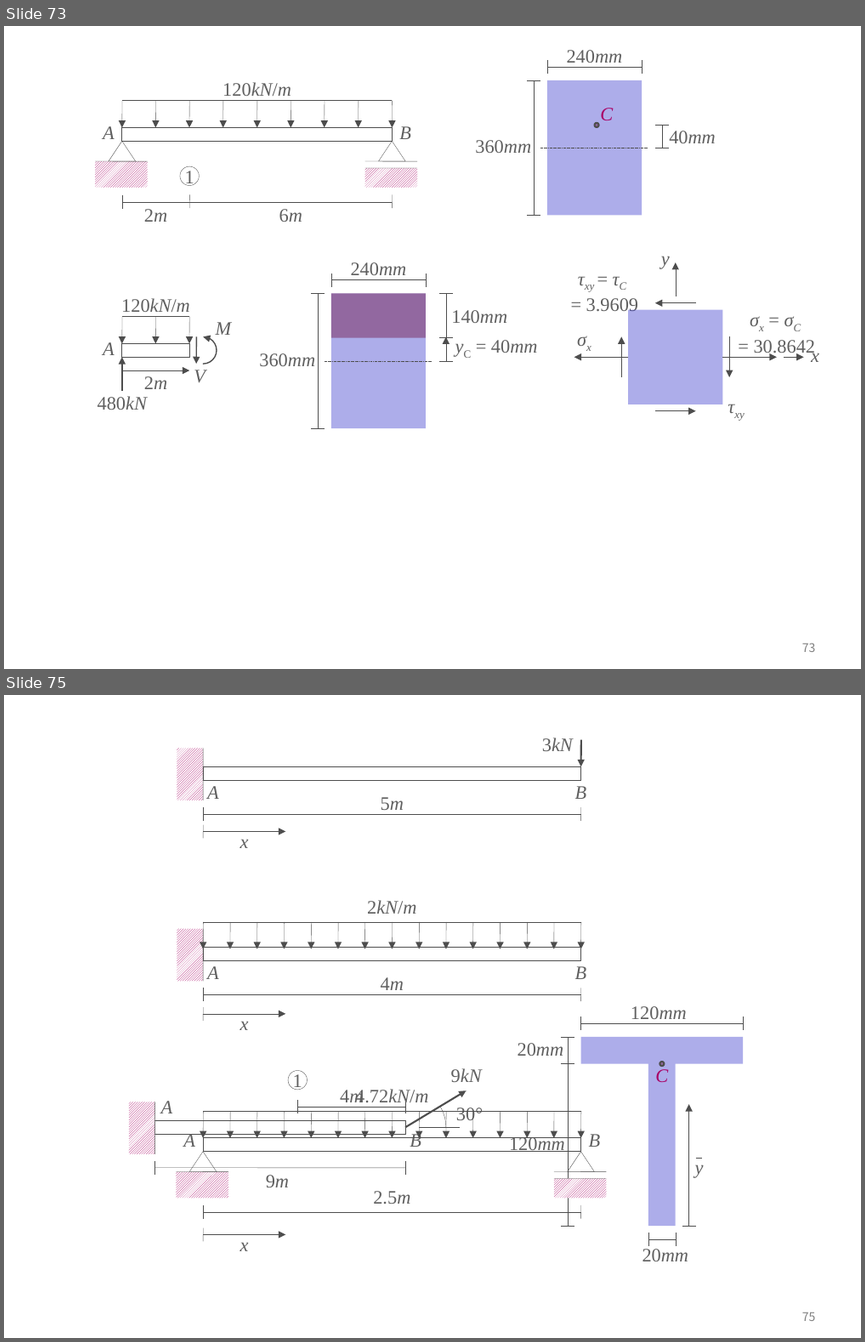
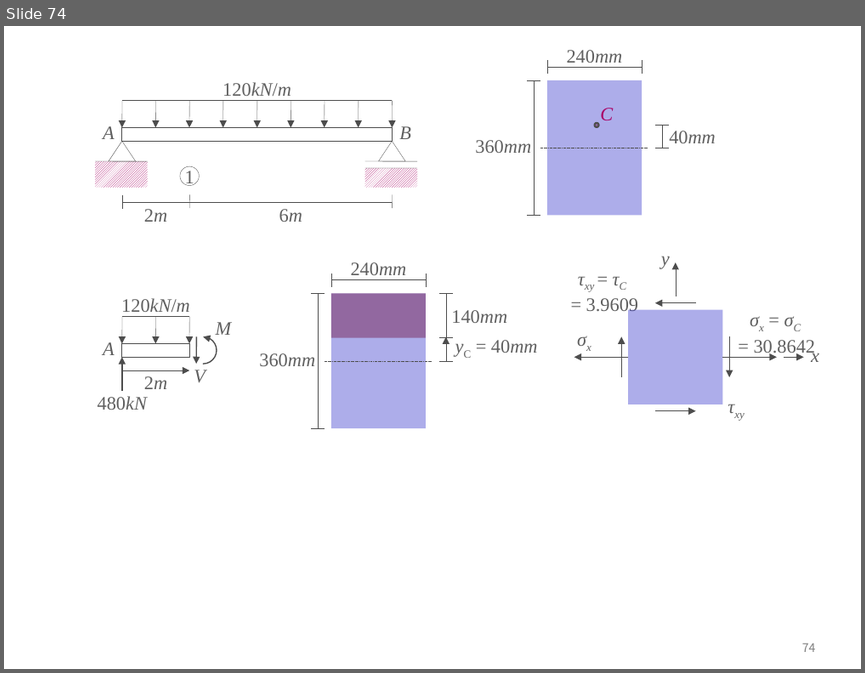
Before and after one commit to ironbell87/structural_mechanics_II, a slide deck: figures.pptx. Shown one above the other, each under a label of ours: slides 73 and 75 before the commit, slide 74 after it; the slides between them are not shown. The pictures are 865x1342 and 865x673 pixels, drawn with LibreOffice and Linux fonts; fonts in the diff are those of the drawing. Boxes give left, top, right and bottom in pixels: in the first picture for what was removed or moved away, otherwise in the second. Text is boxed around its words. In the diff, an @@ line names an element or a change of style, - is before the commit and + after.

```diff
--- a/figures.pptx
+++ b/figures.pptx
@@ slide 75 removed at <box>4,695,861,1338</box>, background #FFFFFF; not listed: 1 template element that a slide beside it also shows @@
@@ group removed at <box>177,737,587,848</box>: 5 lines, 5 texts, 2 arrows, 2 rectangles @@
-x
-A
-3kN
-B
-5m
@@ group removed at <box>177,900,587,1030</box>: 16 arrows, 7 lines, 5 texts, 2 rectangles @@
-A
-B
-4m
-2kN/m
-x
@@ group removed at <box>177,1089,607,1251</box>: 16 arrows, 9 lines, 5 texts, 3 rectangles, 2 triangles @@
-A
-B
-2.5m
-4.72kN/m
-x
@@ group removed at <box>128,1006,743,1261</box>: 20 lines, 12 texts, 2 rectangles, 2 arrows, 2 ellipses, 1 arc (boxed as its full ellipse), 1 freeform shape @@
-A
-B
-9m
-9kN
-30°
-4m
-1
-C
-y
-120mm
-20mm
-120mm
-20mm
@@ what was slide 73 is now slide 74 @@
@@ page number at <box>802,643,816,652</box>: text changed @@
-73
+74
```
Also in this commit, not shown: 4 slides changed, 8 slides added, 57 other files.
